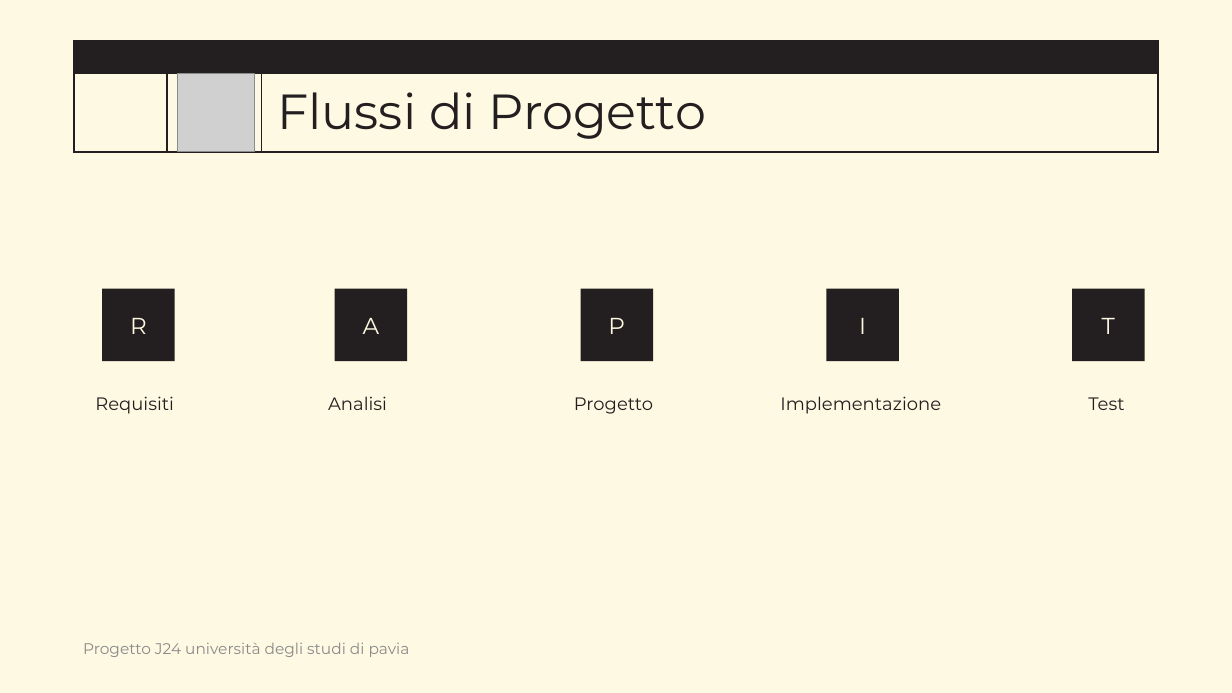
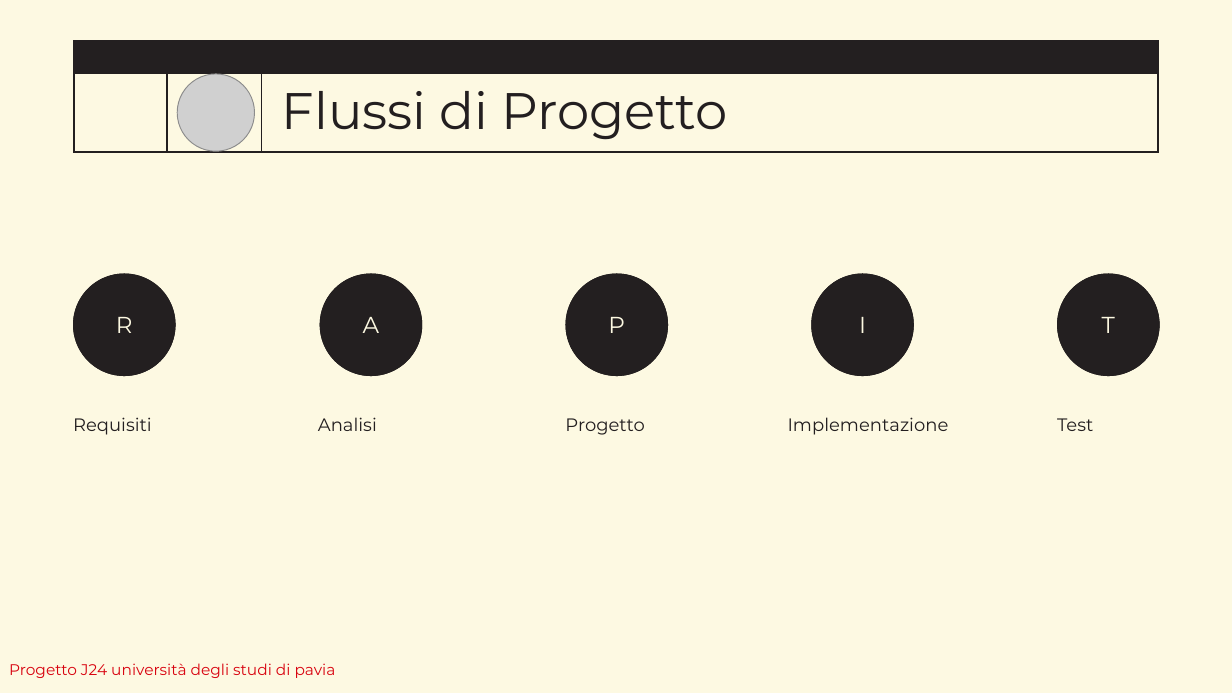
Before and after one commit to IngSW-unipv/Progetto-J24, a slide deck: slide 6 of doc/Presentation.pptx. Drawn at 1232x693 pixels with LibreOffice and Linux fonts; fonts in the diff are those of the drawing; grey boxes stand for pictures; background and template pictures are left out. Boxes give left, top, right and bottom in pixels: in the first picture for what was removed or moved away, otherwise in the second. Text is boxed around its words. In the diff, an @@ line names an element or a change of style, - is before the commit and + after.

```diff
--- a/doc/Presentation.pptx
+++ b/doc/Presentation.pptx
@@ title "Flussi di Progetto" at [282,91,728,140]: size 38.4 to 40 pt @@
@@ text "R": place and size @@
-text "R" at [103,288,175,360]
+text "R" at [73,274,176,376]
@@ text "A": place and size @@
-text "A" at [335,288,407,360]
+text "A" at [320,274,422,376]
@@ text "P": place and size @@
-text "P" at [580,288,653,360]
+text "P" at [566,274,668,376]
@@ text "I": place and size @@
-text "I" at [826,288,898,360]
+text "I" at [811,274,914,376]
@@ text "T": place and size @@
-text "T" at [1072,288,1144,360]
+text "T" at [1057,274,1160,376]
@@ text "Requisiti": place and size @@
-text "Requisiti" at [95,396,174,414]
+text "Requisiti" at [73,417,152,435]
@@ text "Analisi": place and size @@
-text "Analisi" at [328,396,387,410]
+text "Analisi" at [318,417,377,431]
@@ text "Progetto": place and size @@
-text "Progetto" at [574,397,653,414]
+text "Progetto" at [565,418,644,435]
@@ text "Implementazione": place and size @@
-text "Implementazione" at [780,396,941,414]
+text "Implementazione" at [788,417,949,435]
@@ text "Test": place and size @@
-text "Test" at [1088,397,1124,410]
+text "Test" at [1057,418,1093,431]
@@ text "Progetto J24 università degli studi ...": place and size @@
-text "Progetto J24 università degli studi ..." at [83,642,410,657]
+text "Progetto J24 università degli studi ..." at [9,663,336,678]
@@ text "Progetto J24 università degli studi ..." at [9,663,336,678]: text colour #8A8A8A to #D8030F @@
```
Also in this commit, not shown: 10 other slides changed, 9 slides added, 5 slides removed, 2 other files.
